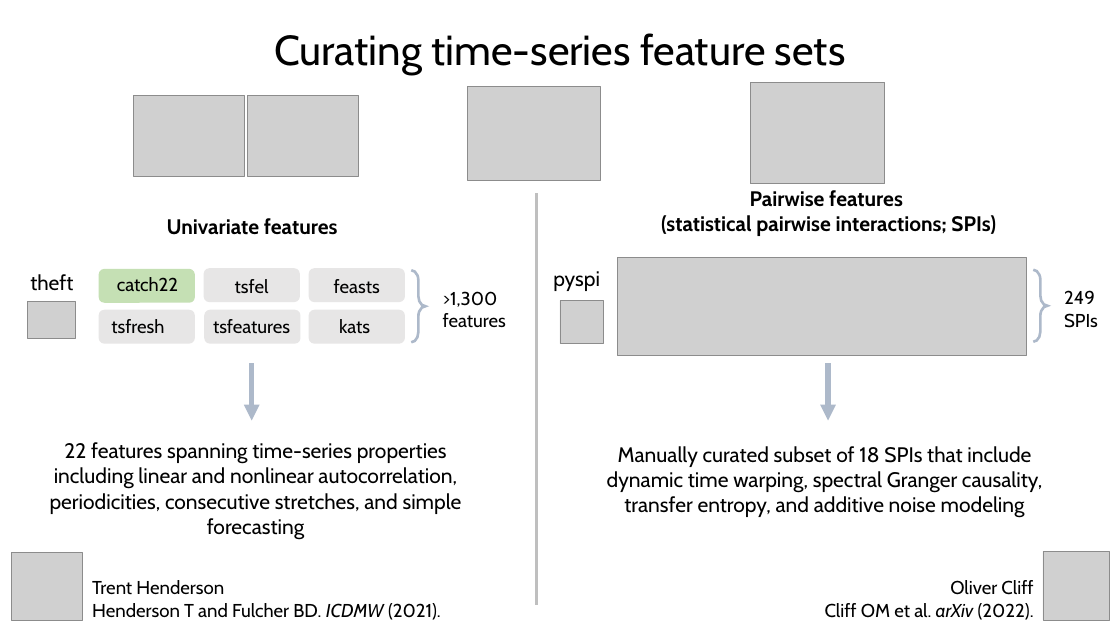
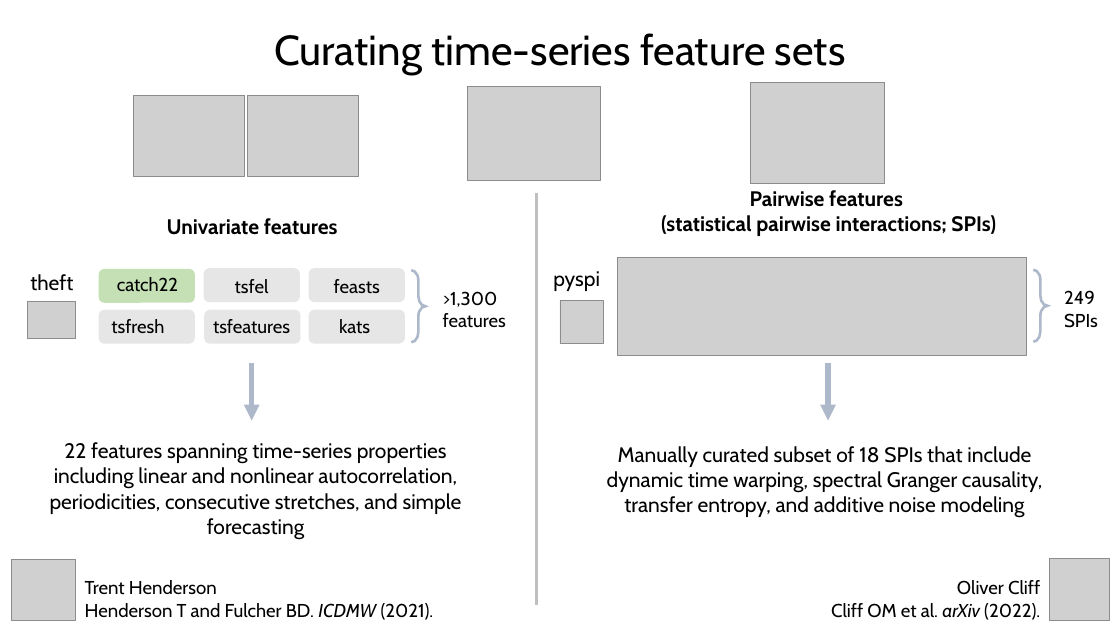
Before and after one commit to anniegbryant/CNS_2022, a slide deck: slide 7 of schizophrenia_classification_workshop/Workshop_Talk.pptx. Drawn at 1120x630 pixels with LibreOffice and Linux fonts; fonts in the diff are those of the drawing; grey boxes stand for pictures. Boxes give left, top, right and bottom in pixels: in the first picture for what was removed or moved away, otherwise in the second. Text is boxed around its words. In the diff, an @@ line names an element or a change of style, - is before the commit and + after.

```diff
--- a/schizophrenia_classification_workshop/Workshop_Talk.pptx
+++ b/schizophrenia_classification_workshop/Workshop_Talk.pptx
@@ picture: place and size @@
-picture at [12, 553, 83, 620]
+picture at [12, 560, 76, 620]
@@ picture: place and size @@
-picture at [1044, 551, 1110, 620]
+picture at [1050, 559, 1110, 620]
@@ text "Trent Henderson": place and size @@
-text "Trent Henderson" at [92, 580, 441, 620]
+text "Trent Henderson" at [85, 580, 434, 620]
@@ text "Oliver Cliff": place and size @@
-text "Oliver Cliff" at [825, 580, 1034, 620]
+text "Oliver Cliff" at [831, 580, 1040, 620]
```
Also in this commit, not shown: 6 other slides changed, 4 slides added, 3 slides removed, 8 other files.
